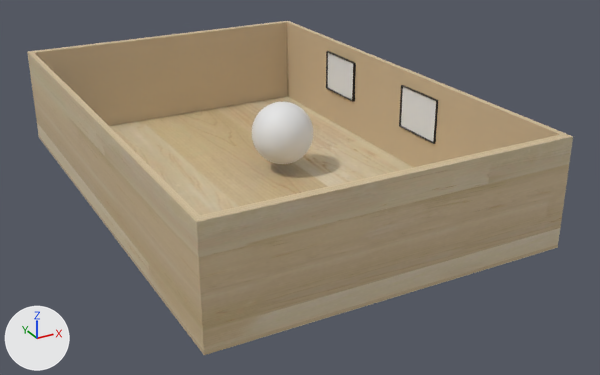
A saved change to the Blender file New_Model_v3.blend.
Both versions are drawn from a 50 mm lens placed at (-10.26, -21.22, 10.16), pointed at (0.79, -1.13, 0.11). Arrows for +X, +Y and +Z are at lower left; the lights stay in place.

Names of what the first picture shows: 'Earth', 'Floor', 'Khung_anh', 'Khung_anh.001', 'Plane', 'Plane.001', 'Wall'.
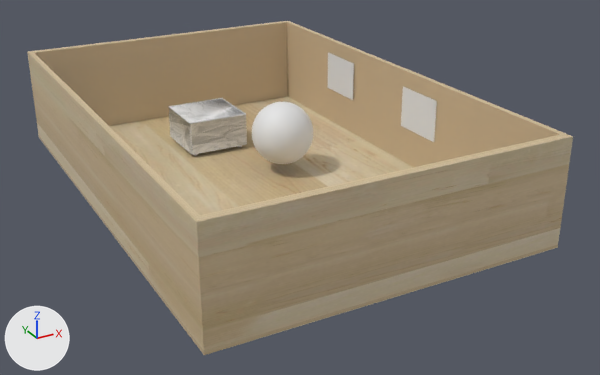
Patch to the scene script:
```diff
--- a/New_Model_v3.blend.py
+++ b/New_Model_v3.blend.py
@@ img_crumpled_white_plastic_texture_jpg @@
+img_crumpled_white_plastic_texture_jpg = load_image('Crumpled-White-Plastic-Texture.jpg', 'Crumpled-White-Plastic-Texture.jpg', 750, 500, 'sRGB')
@@ mat_material_001 @@
+mat_material_001 = principled_material('Material.001')
+mat_material_001.texture = img_crumpled_white_plastic_texture_jpg
+mat_material_001.roughness = 0.4
@@ mat_material_004 @@
+mat_material_004 = principled_material('Material.004')
+mat_material_004.base_color = (0.8, 0.8, 0.8)  # white #e7e7e7
@@ me_cube_005 @@
+me_cube_005.from_pydata(...)  # 293 vertices, 170 faces, 1 loose edge; spans x -1.0..1.0, y 0.0..1.12, z -1.0..1.0
+# faces by material slot: [34, 136]
+me_cube_005.materials.append(mat_material_001)  # picture img_crumpled_white_plastic_texture_jpg
+me_cube_005.materials.append(mat_material_004)  # its picture is missing
@@ ob_khung_anh @@
 ob_khung_anh.scale = (0.687, 0.915, 0.0458)
+ob_khung_anh.hide_set(True)
@@ ob_khung_anh_001 @@
 ob_khung_anh_001.scale = (0.687, 0.915, 0.0458)
+ob_khung_anh_001.hide_set(True)
@@ ob_cube_005 @@
+ob_cube_005 = bpy.data.objects.new('Cube.005', me_cube_005)
+ob_cube_005.location = (-0.09, 3.79, 0.07)
+ob_cube_005.rotation_euler = (1.571, 0.0, 0.0)  # degrees (90, 0, 0)
+ob_cube_005.scale = (1.0, 1.07, 1.0)
```

Location of each change, [x1, y1, x2, y2] in pixels of the pictures (600 x 375 px):
'Cube.005', added
    after: [168, 98, 247, 156]
    faces in mat_material_001 (picture img_crumpled_white_plastic_texture_jpg): [168, 98, 247, 155]
'Khung_anh.001', hidden
    before: [399, 85, 438, 144]
'Khung_anh', hidden
    before: [326, 51, 356, 102]
